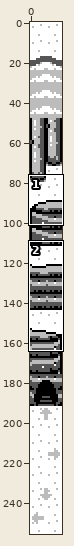
Sprite sheet: src/res/maps/beach/beach_metatiles.png. The picture above shows the old version from afar; the outline marks the close-up.
Close-up. Before:
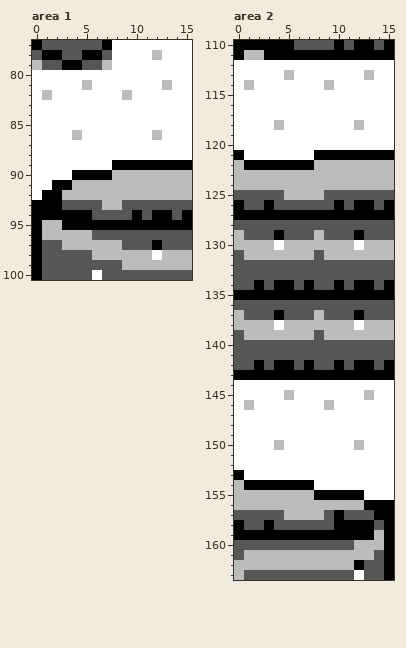
The file is 16x256 pixels. Shown: area 1: x 0..15, y 77..100; area 2: x 0..15, y 110..163.
Once edited:
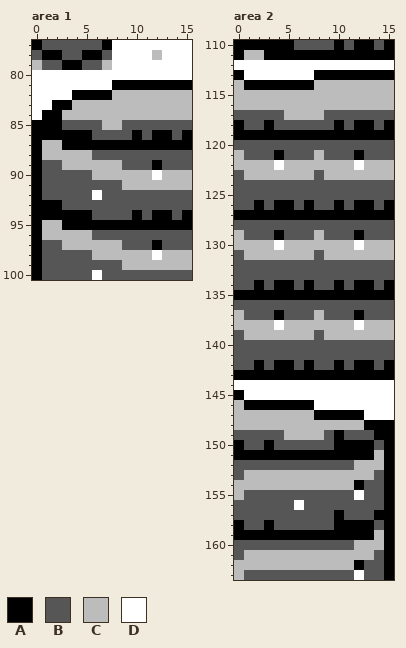
Palette (. is transparent): A #000000  B #565656  C #bcbcbc  D #ffffff
Message: Fixed world position saving adjusted beach graphics added beach collision.
Diff:
--- area 1
@@ x 0..15 @@
  80 DDDDDDDDDDDDDDDD
- 81 DDDDDCDDDDDDDCDD
- 82 DCDDDDDDDCDDDDDD
- 83 DDDDDDDDDDDDDDDD
- 84 DDDDDDDDDDDDDDDD
- 85 DDDDDDDDDDDDDDDD
- 86 DDDDCDDDDDDDCDDD
- 87 DDDDDDDDDDDDDDDD
- 88 DDDDDDDDDDDDDDDD
- 89 DDDDDDDDAAAAAAAA
- 90 DDDDAAAACCCCCCCC
- 91 DDAACCCCCCCCCCCC
- 92 DAACCCCCCCCCCCCC
- 93 AAABBBBCCBBBBBBB
+ 81 DDDDDDDDAAAAAAAA
+ 82 DDDDAAAACCCCCCCC
+ 83 DDAACCCCCCCCCCCC
+ 84 DAACCCCCCCCCCCCC
+ 85 AAABBBBCCBBBBBBB
+ 86 AAAAAABBBBABAABA
+ 87 ACCAAAAAAAAAAAAA
+ 88 ACCCCCBBBBBBBBBB
+ 89 ABBCCCCCCBBBABBB
+ 90 ABBBBBCCCCCCDCCC
+ 91 ABBBBBBBBCCCCCCC
+ 92 ABBBBBDBBBBBBBBB
+ 93 AAABBBBBBBBBBBBB
  94 AAAAAABBBBABAABA
--- area 2
@@ x 0..15 @@
 112 DDDDDDDDDDDDDDDD
-113 DDDDDCDDDDDDDCDD
-114 DCDDDDDDDCDDDDDD
-115 DDDDDDDDDDDDDDDD
-116 DDDDDDDDDDDDDDDD
-117 DDDDDDDDDDDDDDDD
-118 DDDDCDDDDDDDCDDD
-119 DDDDDDDDDDDDDDDD
-120 DDDDDDDDDDDDDDDD
-121 ADDDDDDDAAAAAAAA
-122 CAAAAAAACCCCCCCC
-123 CCCCCCCCCCCCCCCC
-124 CCCCCCCCCCCCCCCC
-125 BBBBBCCCCBBBBBBB
-126 ABBABBBBBBABAABA
+113 ADDDDDDDAAAAAAAA
+114 CAAAAAAACCCCCCCC
+115 CCCCCCCCCCCCCCCC
+116 CCCCCCCCCCCCCCCC
+117 BBBBBCCCCBBBBBBB
+118 ABBABBBBBBABAABA
+119 AAAAAAAAAAAAAAAA
+120 BBBBBBBBBBBBBBBB
+121 CBBBABBBCBBBABBB
+122 CCCCDCCCCCCCDCCC
+123 BCCCCCCCBCCCCCCC
+124 BBBBBBBBBBBBBBBB
+125 BBBBBBBBBBBBBBBB
+126 BBABAABABBABAABA
 127 AAAAAAAAAAAAAAAA
@@ x 0..15 @@
 144 DDDDDDDDDDDDDDDD
-145 DDDDDCDDDDDDDCDD
-146 DCDDDDDDDCDDDDDD
-147 DDDDDDDDDDDDDDDD
-148 DDDDDDDDDDDDDDDD
-149 DDDDDDDDDDDDDDDD
-150 DDDDCDDDDDDDCDDD
-151 DDDDDDDDDDDDDDDD
-152 DDDDDDDDDDDDDDDD
-153 ADDDDDDDDDDDDDDD
-154 CAAAAAAADDDDDDDD
-155 CCCCCCCCAAAAADDD
-156 CCCCCCCCCCCCCAAA
-157 BBBBBCCCCBABBBAA
+145 ADDDDDDDDDDDDDDD
+146 CAAAAAAADDDDDDDD
+147 CCCCCCCCAAAAADDD
+148 CCCCCCCCCCCCCAAA
+149 BBBBBCCCCBABBBAA
+150 ABBABBBBBBAAAABA
+151 AAAAAAAAAAAAAACA
+152 BBBBBBBBBBBBCCCA
+153 BCCCCCCCCCCCCCBA
+154 CCCCCCCCCCCCABBA
+155 CBBBBBBBBBBBDBBA
+156 BBBBBBDBBBBBBBBA
+157 BBBBBBBBBBABBBAA
 158 ABBABBBBBBAAAABA
